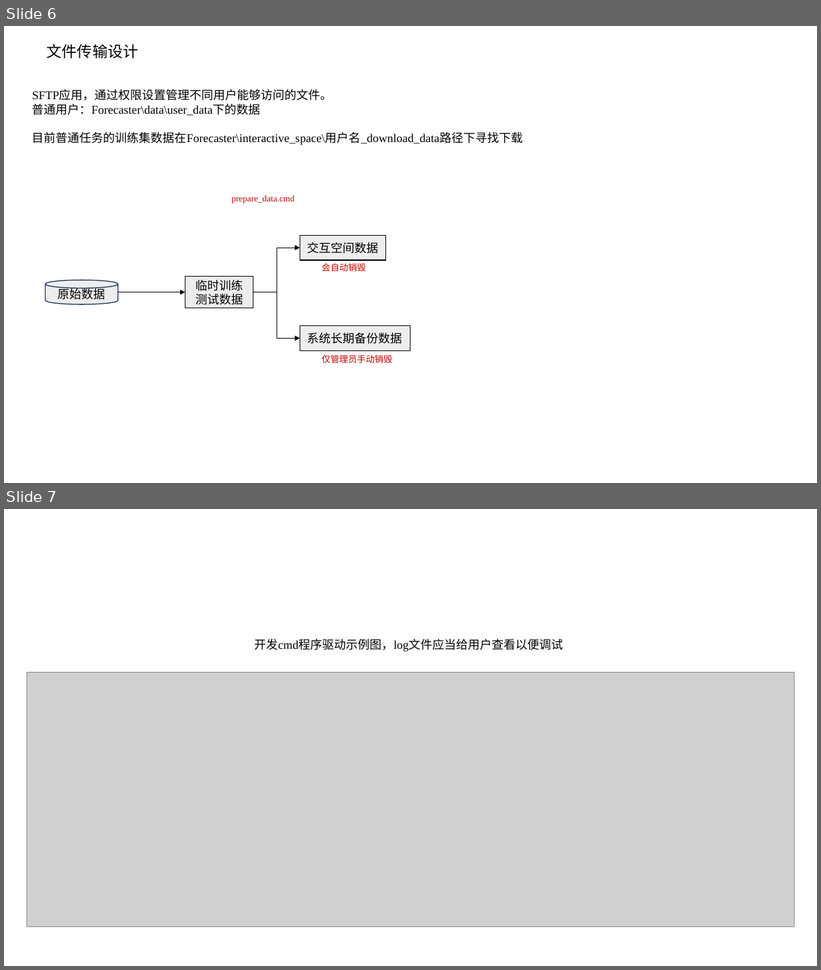
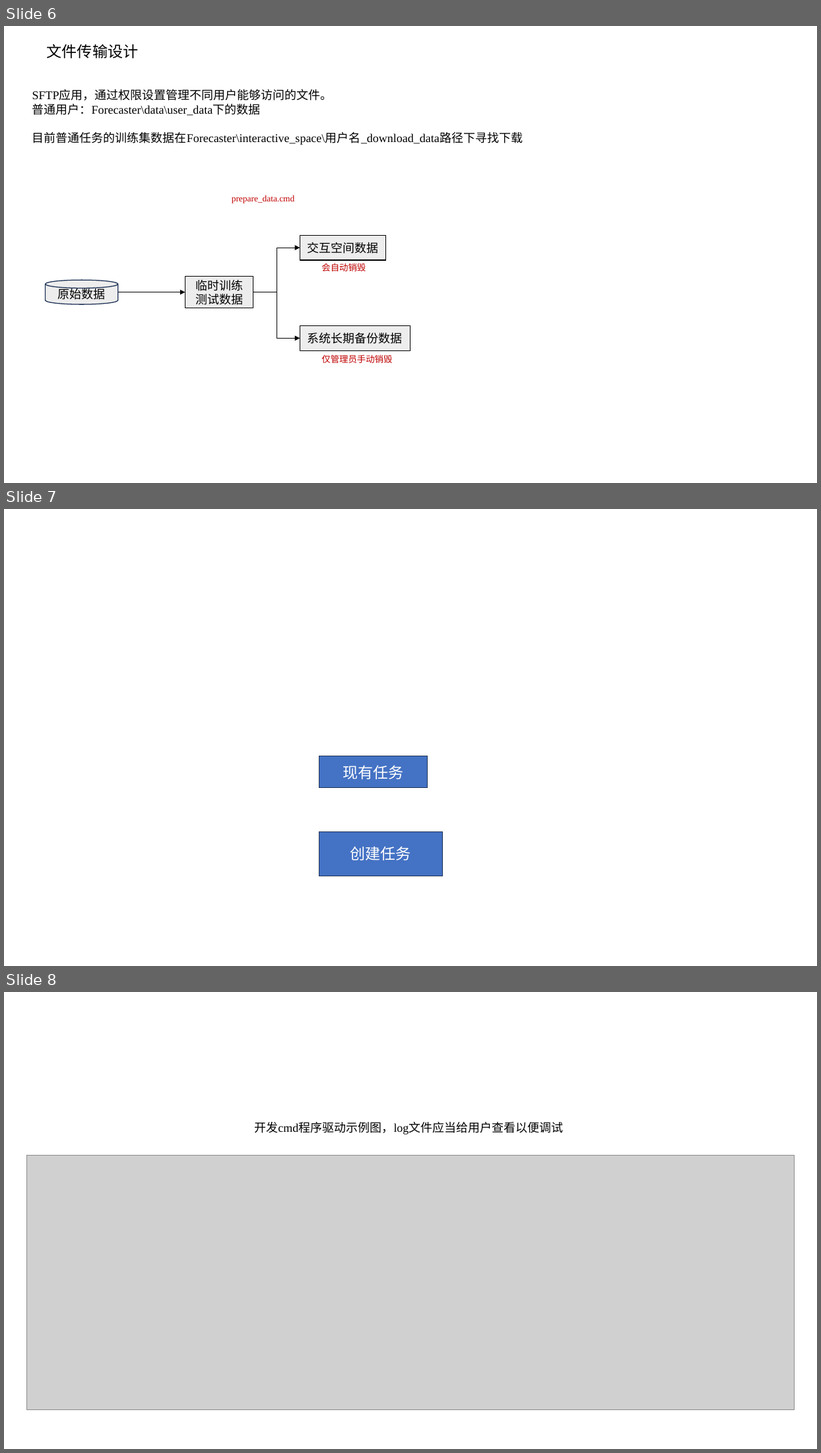
Before and after one commit to unscmol/Forecaster, a slide deck: 功率预测模型校验系统.pptx. Shown one above the other, each under a label of ours: slides 6 and 7 before the commit, slides 6, 7 and 8 after it. The pictures are 821x970 and 821x1453 pixels, drawn with LibreOffice and Linux fonts; fonts in the diff are those of the drawing; grey boxes stand for pictures. Boxes give left, top, right and bottom in pixels: in the first picture for what was removed or moved away, otherwise in the second. Text is boxed around its words. In the diff, an @@ line names an element or a change of style, - is before the commit and + after.

```diff
--- a/功率预测模型校验系统.pptx
+++ b/功率预测模型校验系统.pptx
@@ slide 7 added at [4,509,817,966], background #FFFFFF @@
@@ rectangle added at [319,757,427,788], fill #4472C4, outline #1E3256 1 pt, 18 pt, text #FFFFFF @@
+现有任务
@@ rectangle added at [319,832,443,876], fill #4472C4, outline #1E3256 1 pt, 18 pt, text #FFFFFF @@
+创建任务
@@ what was slide 7 is now slide 8 @@
```
Also in this commit, not shown: 1 other slide added, 1 slide removed, 10 other files.
